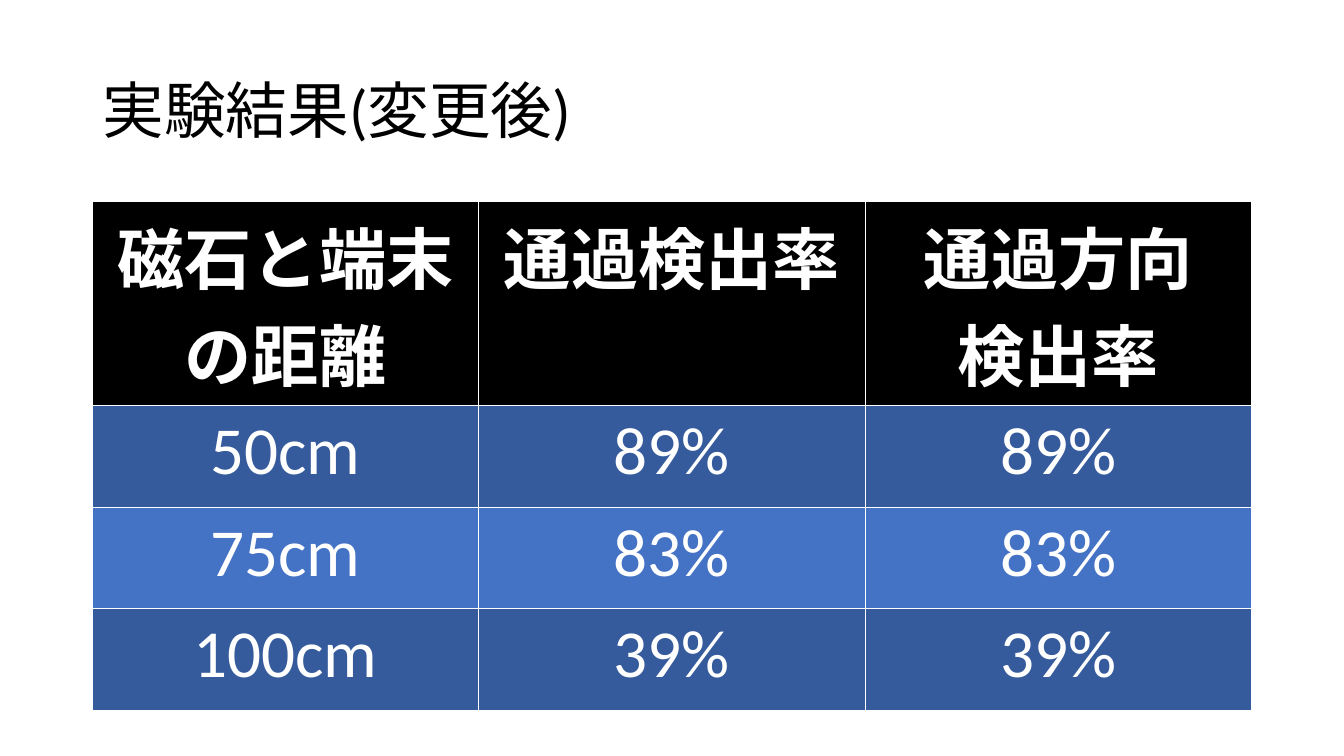
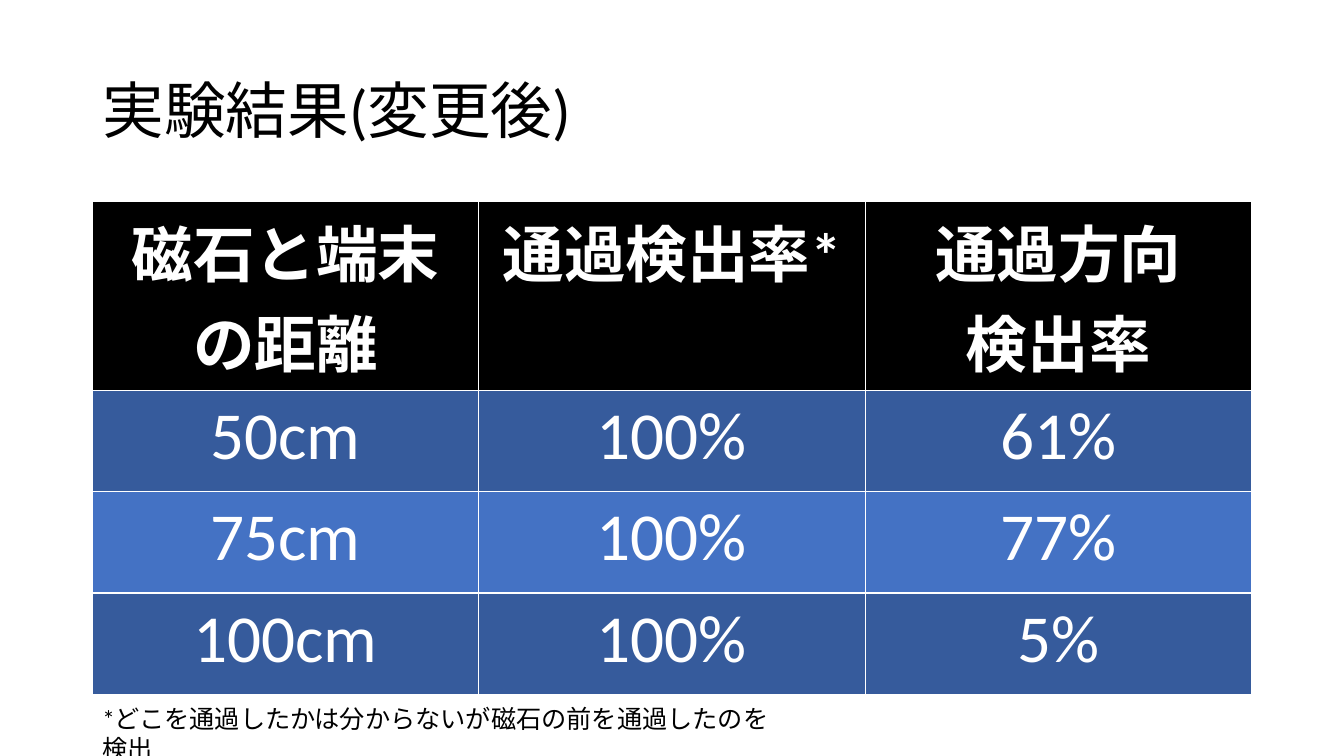
Before and after one commit to sen0810/src, a slide deck: slide 26 of ppt/中間発表用資料.pptx. Drawn at 1344x756 pixels with LibreOffice and Linux fonts; fonts in the diff are those of the drawing. Boxes give left, top, right and bottom in pixels: in the first picture for what was removed or moved away, otherwise in the second. Text is boxed around its words. In the diff, an @@ line names an element or a change of style, - is before the commit and + after.

```diff
--- a/ppt/中間発表用資料.pptx
+++ b/ppt/中間発表用資料.pptx
@@ table at [93, 202, 1251, 682] @@
-row 1, column 2: 通過検出率
+row 1, column 2: 通過検出率*
-row 2, column 2: 89%
+row 2, column 2: 100%
-row 2, column 3: 89%
+row 2, column 3: 61%
-row 3, column 2: 83%
+row 3, column 2: 100%
-row 3, column 3: 83%
+row 3, column 3: 77%
-row 4, column 2: 39%
+row 4, column 2: 100%
-row 4, column 3: 39%
+row 4, column 3: 5%
@@ size 48 to 44 pt in "磁石と端末の距離", "通過方向 検出率" @@
@@ text added at [102, 708, 768, 730], 18 pt, text #000000 @@
+*どこを通過したかは分からないが磁石の前を通過したのを検出
```
Also in this commit, not shown: 3 other slides changed, 7 slides added.
